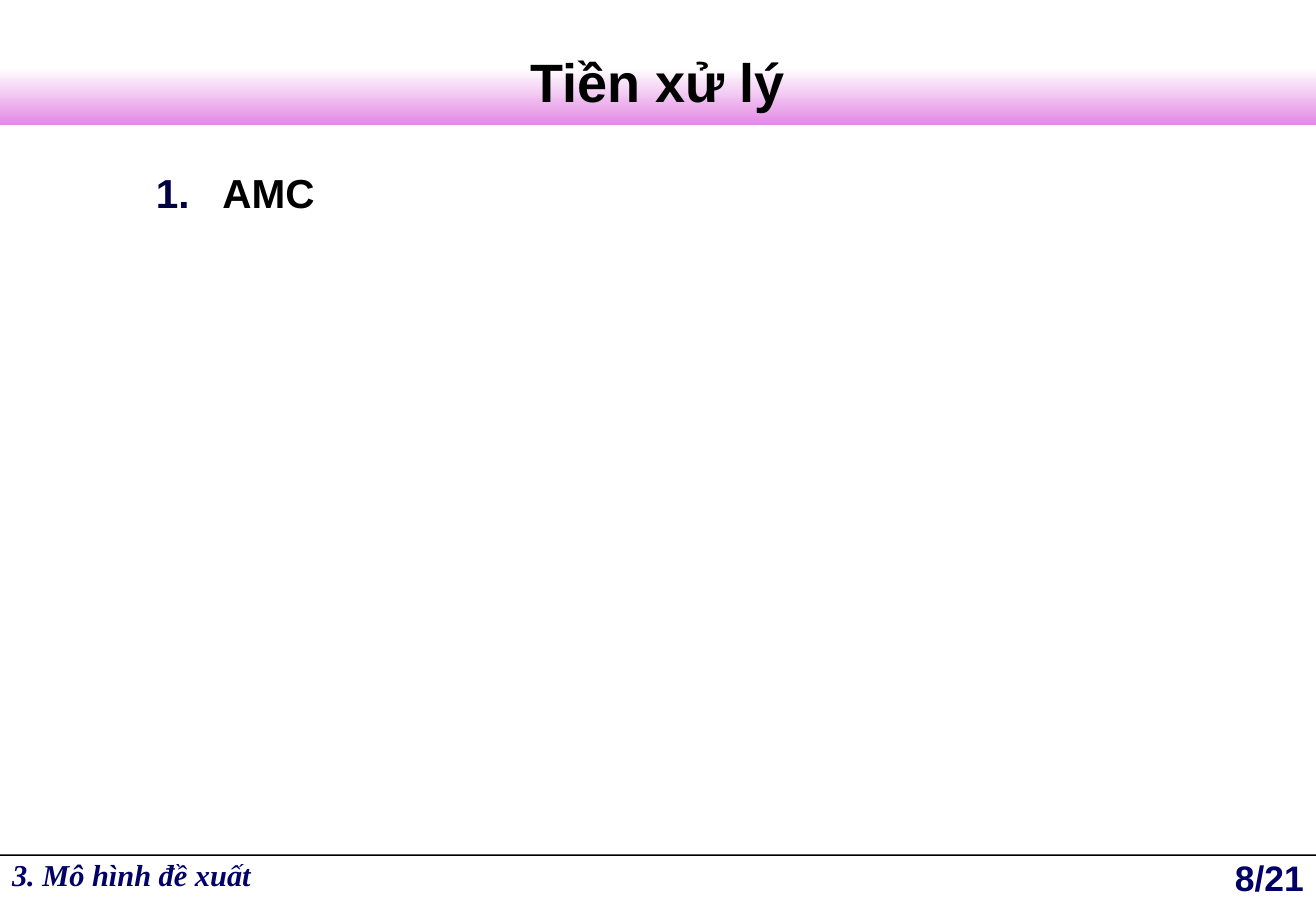
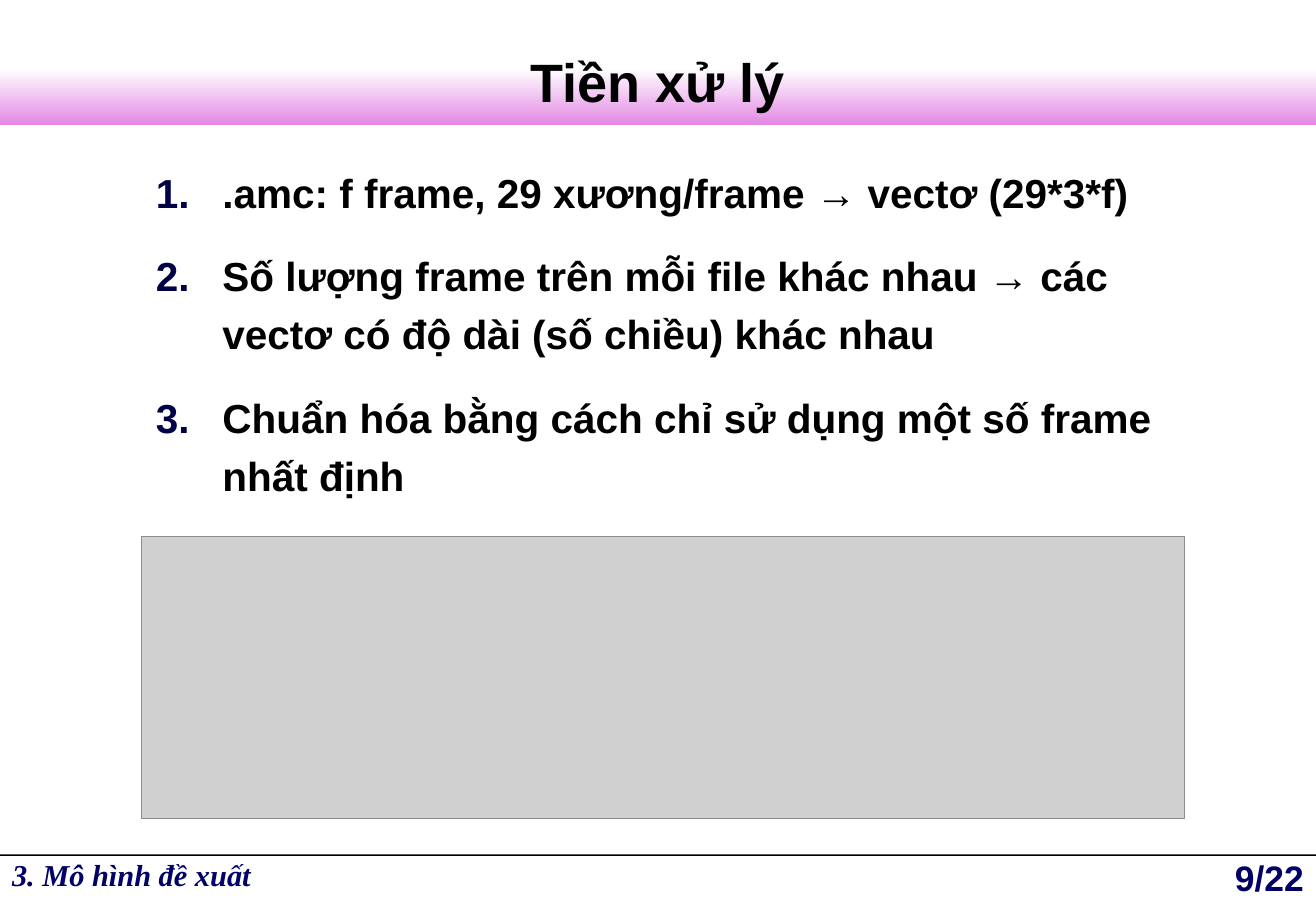
Before and after one commit to darian68/lv, a slide deck: slide 9 of Bao_Cao_Luan_Van.ppt (slide 8 before the commit). Drawn at 1316x911 pixels with LibreOffice and Linux fonts; fonts in the diff are those of the drawing; grey boxes stand for pictures; background and template pictures are left out. Boxes give left, top, right and bottom in pixels: in the first picture for what was removed or moved away, otherwise in the second. Text is boxed around its words. In the diff, an @@ line names an element or a change of style, - is before the commit and + after.

```diff
--- a/Bao_Cao_Luan_Van.ppt
+++ b/Bao_Cao_Luan_Van.ppt
@@ text at box(222, 178, 1151, 499): text changed @@
-1. AMC
+1. .amc: f frame, 29 xương/frame → vectơ (29*3*f)
+2. Số lượng frame trên mỗi file khác nhau → các vectơ có độ dài (số chiều) khác nhau
+3. Chuẩn hóa bằng cách chỉ sử dụng một số frame nhất định
@@ picture added at box(142, 537, 1185, 818) @@
@@ page number at box(1235, 865, 1304, 892): text changed @@
-8/21
+9/22
```
Also in this commit, not shown: 1 slide added, 4 other files.
